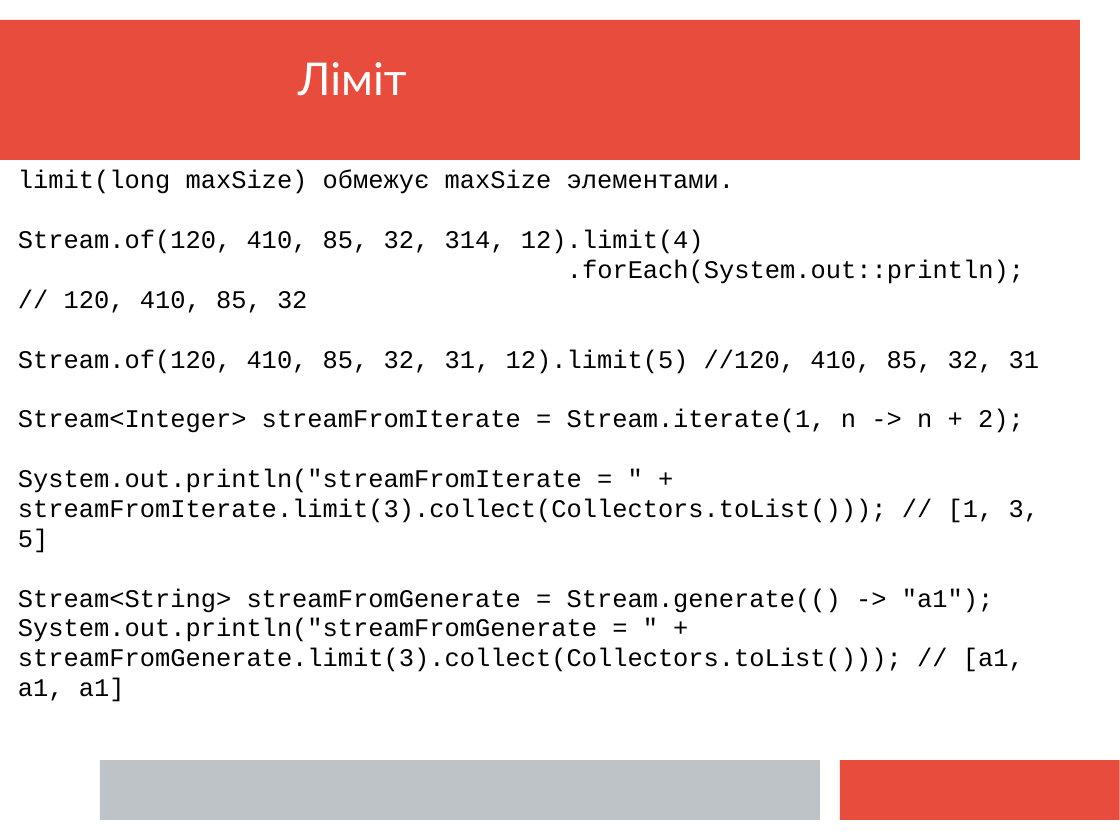
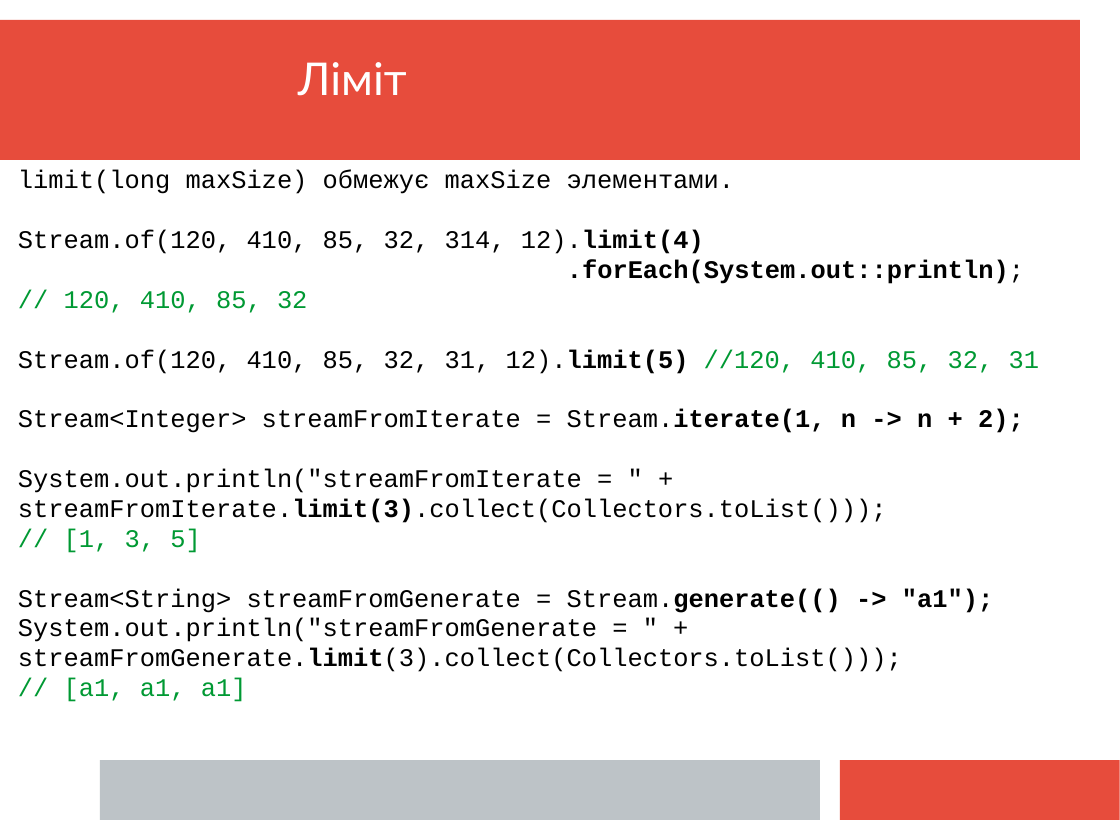
Before and after one commit to mecchmatProjects/JavaCourse, a slide deck: slide 50 of JavaTutorUkr9.ppt. Drawn at 1120x840 pixels with LibreOffice and Linux fonts; fonts in the diff are those of the drawing. Boxes give left, top, right and bottom in pixels: in the first picture for what was removed or moved away, otherwise in the second. Text is boxed around its words. In the diff, an @@ line names an element or a change of style, - is before the commit and + after.

```diff
--- a/JavaTutorUkr9.ppt
+++ b/JavaTutorUkr9.ppt
@@ text at bbox=[18, 229, 1039, 613]: bold on in "12).limit(4)", ".forEach(System.out::println);", "12).limit(5)", "Stream.iterate(1, n -> n + 2);" and 1 more places; text colour #000000 to #009933 in "// 120, 410, 85, 32", "//120, 410, 85, 32, 31" @@
@@ text at bbox=[18, 468, 887, 553]: text changed @@
-System.out.println("streamFromIterate = " + streamFromIterate.limit(3).collect(Collectors.toList())); // [1, 3, 5]
+System.out.println("streamFromIterate = " + streamFromIterate.limit(3).collect(Collectors.toList()));
+// [1, 3, 5]
@@ text at bbox=[18, 618, 902, 702]: text changed @@
-System.out.println("streamFromGenerate = " + streamFromGenerate.limit(3).collect(Collectors.toList())); // [a1, a1, a1]
+System.out.println("streamFromGenerate = " + streamFromGenerate.limit(3).collect(Collectors.toList()));
+// [a1, a1, a1]
```
Also in this commit, not shown: 24 other slides changed, 21 slides added.
